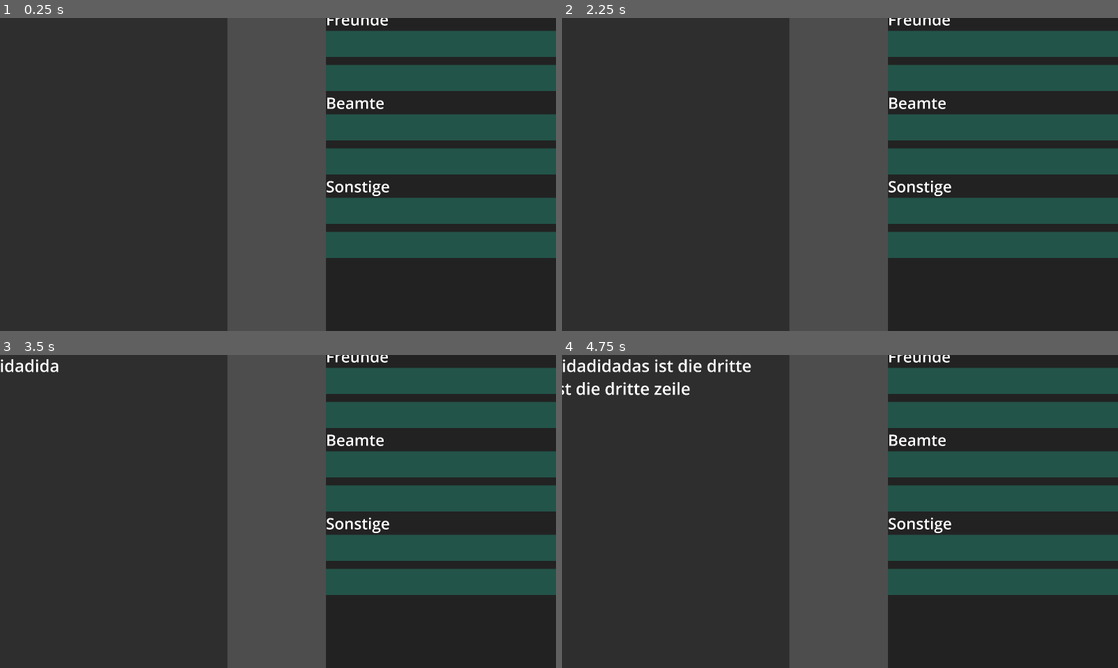
Above: before the commit, frames 1-4 (two rows, left to right).
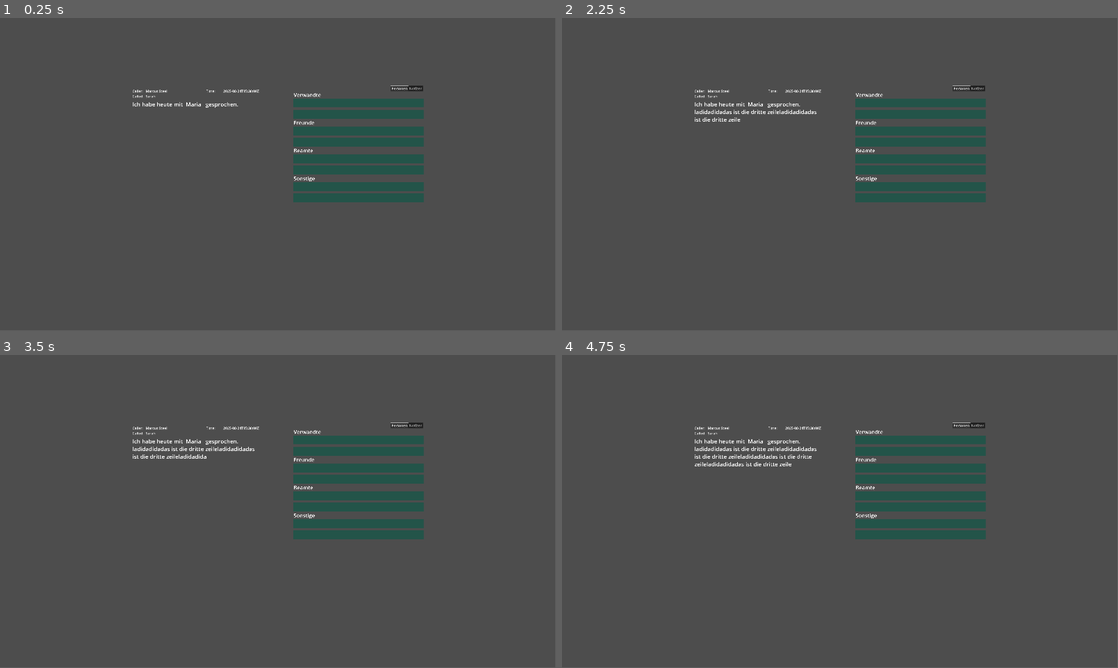
Above: after the commit, the same moments.

Repository: StefanLewin/LastCall
Game: Godot game, scene res://scenes/game.tscn
Same seed, same stepped clock (60 frames per second), same inputs: the game is played once before the commit and once after it.
Inputs (mouse positions are in pixels of both pictures, inside the frame that each line leads up to):
- Up to frame 1 (0.25 s): no input
- Up to frame 2 (2.25 s): tap Enter (ui_accept) at 0.5, 0.77, 1.25, 1.52, 2 s; move the mouse to (1084, 168) at 0.52 s; click (1084, 168) at 0.67 s; move the mouse to (728, 190) at 1.27 s; click (728, 190) at 1.42 s; move the mouse to (895, 105) at 2.02 s; click (895, 105) at 2.17 s
- Up to frame 3 (3.5 s): tap Enter (ui_accept) at 2.75, 3.02 s; move the mouse to (250, 574) at 2.77 s; click (250, 574) at 2.92 s
- Up to frame 4 (4.75 s): tap Enter (ui_accept) at 3.5, 3.77, 4.25, 4.52 s; move the mouse to (1006, 558) at 3.52 s; click (1006, 558) at 3.67 s; move the mouse to (673, 464) at 4.27 s; click (673, 464) at 4.42 s
In our replay, the window is 800x450 before the commit and 799x449 after it. These sizes can differ from the game's own. Grey fills any space a smaller window leaves; there, only what the larger window draws over its background counts as a difference.

The runs differ from the first frame. In frame 1, 81% of the frame differs, in the area x 0-100%, y 0-100%; in frame 2, 81%; in frame 3, 81%; in frame 4, 81%.

Commit message:
panels sind nun ablegbar und wieder aufnehmbar

Diff:
--- a/project.godot
+++ b/project.godot
@@ -24,7 +24,6 @@
 window/size/viewport_width=1920
 window/size/viewport_height=1080
 window/stretch/aspect="expand"
-window/stretch/scale=3.0
 
 [rendering]
 
--- a/scenes/notepad.tscn
+++ b/scenes/notepad.tscn
@@ -1,7 +1,11 @@
-[gd_scene load_steps=3 format=3 uid="uid://dtygpitmw4tm8"]
+[gd_scene load_steps=5 format=3 uid="uid://dtygpitmw4tm8"]
 
 [ext_resource type="Script" uid="uid://bx2sd4v8yilwc" path="res://scripts/notepad.gd" id="1_nkxj1"]
 [ext_resource type="PackedScene" uid="uid://c5brqahg1khus" path="res://scenes/notepad_entry.tscn" id="2_fhm5p"]
+
+[sub_resource type="StyleBoxEmpty" id="StyleBoxEmpty_fhm5p"]
+
+[sub_resource type="StyleBoxEmpty" id="StyleBoxEmpty_pq6gc"]
 
 [node name="Notepad" type="Control"]
 custom_minimum_size = Vector2(1500, 2000)
@@ -19,6 +23,7 @@
 anchor_bottom = 1.0
 grow_horizontal = 2
 grow_vertical = 2
+theme_override_styles/panel = SubResource("StyleBoxEmpty_fhm5p")
 
 [node name="TabContainer" type="TabContainer" parent="Panel"]
 layout_mode = 1
@@ -28,6 +33,7 @@
 grow_horizontal = 2
 grow_vertical = 2
 theme_override_font_sizes/font_size = 40
+theme_override_styles/panel = SubResource("StyleBoxEmpty_pq6gc")
 tab_alignment = 2
 current_tab = 0
 
@@ -184,3 +190,4 @@
 [connection signal="mouse_entered" from="." to="." method="_on_mouse_entered"]
 [connection signal="gui_input" from="Panel" to="." method="_on_panel_gui_input"]
 [connection signal="mouse_entered" from="Panel" to="." method="_on_panel_mouse_entered"]
+[connection signal="mouse_exited" from="Panel" to="." method="_on_panel_mouse_exited"]
--- a/scenes/text_block.tscn
+++ b/scenes/text_block.tscn
@@ -19,7 +19,6 @@
 offset_bottom = -493.0
 grow_horizontal = 2
 grow_vertical = 2
-mouse_filter = 2
 script = ExtResource("1_ikfkd")
 
 [node name="Panel" type="Panel" parent="."]
@@ -29,7 +28,6 @@
 anchor_bottom = 1.0
 grow_horizontal = 2
 grow_vertical = 2
-mouse_filter = 2
 theme_override_styles/panel = SubResource("StyleBoxFlat_eeilq")
 
 [node name="Label" type="Label" parent="."]
@@ -44,3 +42,5 @@
 text = "Example Text"
 horizontal_alignment = 1
 vertical_alignment = 1
+
+[connection signal="gui_input" from="Panel" to="." method="_on_gui_input"]
--- a/scenes/transcript.tscn
+++ b/scenes/transcript.tscn
@@ -1,7 +1,9 @@
-[gd_scene load_steps=3 format=3 uid="uid://capa8f5hs0iv7"]
+[gd_scene load_steps=4 format=3 uid="uid://capa8f5hs0iv7"]
 
 [ext_resource type="Script" uid="uid://o66t8umuh1x8" path="res://scripts/transcript.gd" id="1_yaytj"]
 [ext_resource type="Script" uid="uid://drprf1ww1026r" path="res://manager/dialog_manager.gd" id="2_yaytj"]
+
+[sub_resource type="StyleBoxEmpty" id="StyleBoxEmpty_yaytj"]
 
 [node name="Notepad" type="Control"]
 custom_minimum_size = Vector2(1500, 2000)
@@ -14,10 +16,10 @@
 [node name="DialogManagerComponent" type="Node" parent="." node_paths=PackedStringArray("label_call", "label_caller_name", "label_called_name", "label_time")]
 script = ExtResource("2_yaytj")
 calls_text_file = "res://assets/json/example.json"
-label_call = NodePath("../Panel/VBoxContainer/Call Transcript")
-label_caller_name = NodePath("../Panel/VBoxContainer/Caller/Value")
-label_called_name = NodePath("../Panel/VBoxContainer/Called/Value")
-label_time = NodePath("../Panel/VBoxContainer/Time/Value")
+label_call = NodePath("../Panel/MarginContainer/VBoxContainer/Call Transcript")
+label_caller_name = NodePath("../Panel/MarginContainer/VBoxContainer/GridContainer/CallerValue")
+label_called_name = NodePath("../Panel/MarginContainer/VBoxContainer/GridContainer/CalledValue")
+label_time = NodePath("../Panel/MarginContainer/VBoxContainer/GridContainer/TimeValue")
 metadata/_custom_type_script = "uid://drprf1ww1026r"
 
 [node name="Panel" type="Panel" parent="."]
@@ -27,21 +29,29 @@
 anchor_bottom = 1.0
 grow_horizontal = 2
 grow_vertical = 2
+theme_override_styles/panel = SubResource("StyleBoxEmpty_yaytj")
 
-[node name="VBoxContainer" type="VBoxContainer" parent="Panel"]
+[node name="MarginContainer" type="MarginContainer" parent="Panel"]
 layout_mode = 1
 anchors_preset = 15
 anchor_right = 1.0
 anchor_bottom = 1.0
 grow_horizontal = 2
 grow_vertical = 2
+theme_override_constants/margin_left = 20
+theme_override_constants/margin_top = 20
+theme_override_constants/margin_right = 20
+theme_override_constants/margin_bottom = 20
+
+[node name="VBoxContainer" type="VBoxContainer" parent="Panel/MarginContainer"]
+layout_mode = 2
 theme_override_constants/separation = 20
 
-[node name="Caller" type="HBoxContainer" parent="Panel/VBoxContainer"]
-custom_minimum_size = Vector2(0, 50)
+[node name="GridContainer" type="GridContainer" parent="Panel/MarginContainer/VBoxContainer"]
 layout_mode = 2
+columns = 4
 
-[node name="Label" type="RichTextLabel" parent="Panel/VBoxContainer/Caller"]
+[node name="_Caller" type="RichTextLabel" parent="Panel/MarginContainer/VBoxContainer/GridContainer"]
 custom_minimum_size = Vector2(150, 50)
 layout_mode = 2
 theme_override_colors/default_color = Color(1, 1, 1, 1)
@@ -50,17 +60,31 @@
 fit_content = true
 vertical_alignment = 1
 
-[node name="Value" type="RichTextLabel" parent="Panel/VBoxContainer/Caller"]
+[node name="CallerValue" type="RichTextLabel" parent="Panel/MarginContainer/VBoxContainer/GridContainer"]
 layout_mode = 2
 size_flags_horizontal = 3
 theme_override_font_sizes/normal_font_size = 40
-text = "Stefan"
+text = "Stefan
+"
 
-[node name="Called" type="HBoxContainer" parent="Panel/VBoxContainer"]
-custom_minimum_size = Vector2(0, 50)
+[node name="_Time" type="RichTextLabel" parent="Panel/MarginContainer/VBoxContainer/GridContainer"]
+custom_minimum_size = Vector2(150, 50)
 layout_mode = 2
+theme_override_colors/default_color = Color(1, 1, 1, 1)
+theme_override_font_sizes/normal_font_size = 40
+text = "Time:"
+fit_content = true
+horizontal_alignment = 2
+vertical_alignment = 1
 
-[node name="Label" type="RichTextLabel" parent="Panel/VBoxContainer/Called"]
+[node name="TimeValue" type="RichTextLabel" parent="Panel/MarginContainer/VBoxContainer/GridContainer"]
+custom_minimum_size = Vector2(500, 0)
+layout_mode = 2
+theme_override_font_sizes/normal_font_size = 40
+text = "12:00"
+horizontal_alignment = 2
+
+[node name="_Called" type="RichTextLabel" parent="Panel/MarginContainer/VBoxContainer/GridContainer"]
 custom_minimum_size = Vector2(150, 50)
 layout_mode = 2
 theme_override_colors/default_color = Color(1, 1, 1, 1)
@@ -69,34 +93,13 @@
 fit_content = true
 vertical_alignment = 1
 
-[node name="Value" type="RichTextLabel" parent="Panel/VBoxContainer/Called"]
+[node name="CalledValue" type="RichTextLabel" parent="Panel/MarginContainer/VBoxContainer/GridContainer"]
 layout_mode = 2
 size_flags_horizontal = 3
 theme_override_font_sizes/normal_font_size = 40
 text = "Maria"
 
-[node name="Time" type="HBoxContainer" parent="Panel/VBoxContainer"]
-custom_minimum_size = Vector2(0, 50)
-layout_mode = 2
-alignment = 2
-
-[node name="Label" type="RichTextLabel" parent="Panel/VBoxContainer/Time"]
-custom_minimum_size = Vector2(150, 50)
-layout_mode = 2
-theme_override_colors/default_color = Color(1, 1, 1, 1)
-theme_override_font_sizes/normal_font_size = 40
-text = "Time:"
-fit_content = true
-vertical_alignment = 1
-
-[node name="Value" type="RichTextLabel" parent="Panel/VBoxContainer/Time"]
-custom_minimum_size = Vector2(500, 0)
-layout_mode = 2
-theme_override_font_sizes/normal_font_size = 40
-text = "Maria"
-horizontal_alignment = 2
-
-[node name="Call Transcript" type="RichTextLabel" parent="Panel/VBoxContainer"]
+[node name="Call Transcript" type="RichTextLabel" parent="Panel/MarginContainer/VBoxContainer"]
 layout_mode = 2
 size_flags_vertical = 3
 theme_override_font_sizes/normal_font_size = 64
--- a/scripts/notepad.gd
+++ b/scripts/notepad.gd
@@ -2,9 +2,17 @@
 
 @onready var text_container: VBoxContainer = $Panel/VBoxContainer
 @export var item_scene: PackedScene
+var can_be_added: bool =  false
 
 func _on_panel_gui_input(event: InputEvent) -> void:
-	if event is InputEventMouseButton and event.is_pressed():
+	if event is InputEventMouseButton and event.is_pressed() and can_be_added:
 		if GameManager.is_text_selected:
 			var block_instance = item_scene.instantiate()
 			text_container.add_child(block_instance)
+
+
+func _on_panel_mouse_entered() -> void:
+	can_be_added = true
+
+func _on_panel_mouse_exited() -> void:
+	can_be_added = false
--- a/scripts/text_block.gd
+++ b/scripts/text_block.gd
@@ -1,16 +1,19 @@
 extends Control
 @onready var label: Label = $Label
+var picked_up: bool = true
 
 func _ready() -> void:
 	label.text = GameManager.getText()
 
 func _process(delta):
-	#pass
 	# Follow the mouse
-	var global_mouse_pos = get_global_mouse_position()
-	position = get_parent().to_local(global_mouse_pos - size / 2)
+	if picked_up:
+		var global_mouse_pos = get_global_mouse_position()
+		position = get_parent().to_local(global_mouse_pos - size / 2)
 
-	# Remove self if left mouse button is released
-	if Input.is_mouse_button_pressed(MOUSE_BUTTON_LEFT): # 1 = left mouse button
-		print("TEXT IS DELETED")
-		queue_free()
+
+func _on_gui_input(event: InputEvent) -> void:
+	print("y")
+	if Input.is_mouse_button_pressed(MOUSE_BUTTON_LEFT) and event.is_pressed(): # 1 = left mouse button
+		picked_up = !picked_up
+		print("x")
--- a/scripts/transcript.gd
+++ b/scripts/transcript.gd
@@ -1,6 +1,6 @@
 extends Control
 
-@onready var call_transcript: RichTextLabel = $"Panel/VBoxContainer/Call Transcript"
+@onready var call_transcript: RichTextLabel = $"Panel/MarginContainer/VBoxContainer/Call Transcript"
 
 const popup_scene = preload("res://scenes/text_block.tscn")
 var active_popup: Node = null
